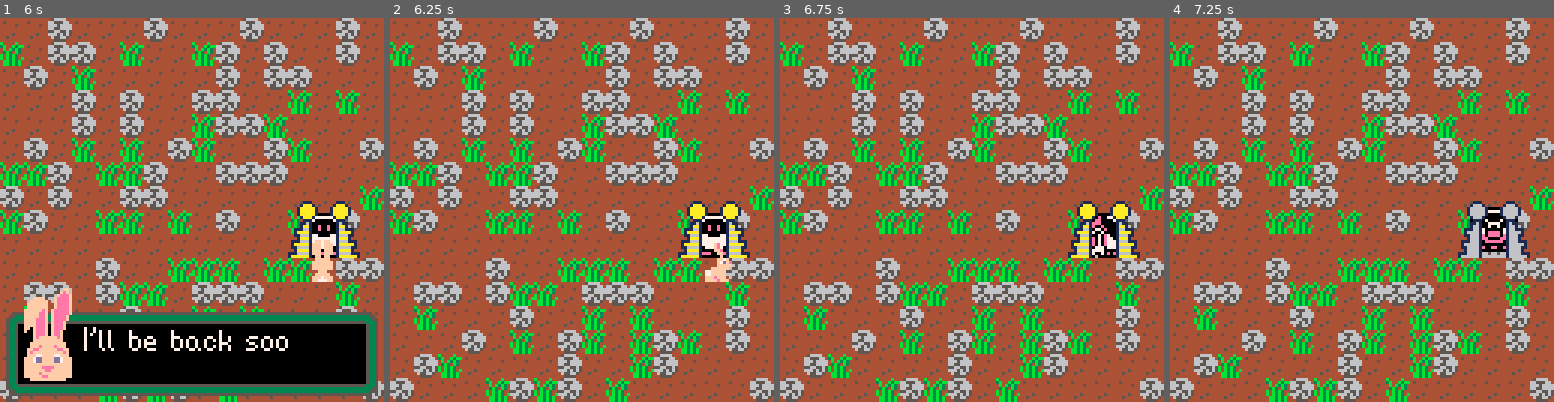
Above: before the commit, frames 1-4 (left to right).
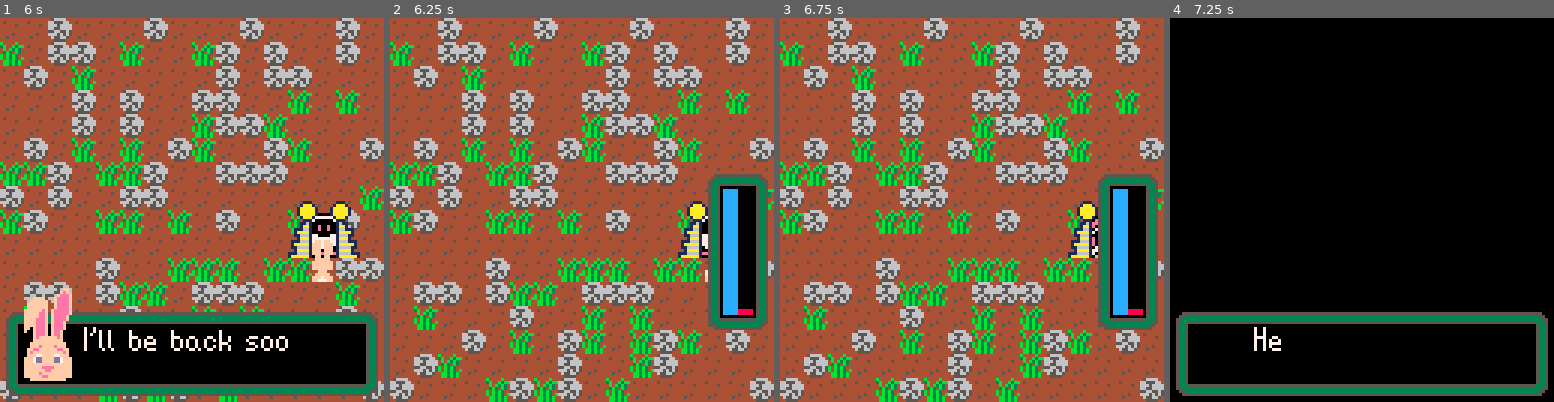
Above: after the commit, the same moments.

Repository: DeCarabas/pico_carts
Game: PICO-8 cartridge robo.p8
The game is run twice, just before and just after one commit, with the same random seed, the same clock (stepped at 60 frames per second) and the same inputs.
Inputs:
- Up to frame 1 (6 s): tap X (X key) at 0.33, 1.07, 1.85, 2.97, 4.08, 5.2 s; tap O (Z key) at 0.7, 1.7, 2.1, 2.5, 2.9, 3.3, 3.7, 4.1, 4.5, 4.9, 5.3, 5.7 s; hold Right 1.6-2.1 s; hold Up 2.15-2.42 s; hold Right 2.47-3.03 s; hold Left 3.08-3.58 s; hold Down 3.63-3.97 s; hold Right 4.02-4.68 s; hold Up 4.73-5.03 s; hold Left 5.08-5.68 s; hold Down from 5.73 s (still down)
- Up to frame 2 (6.25 s): release Down at 6.03 s; hold Right from 6.08 s (still down); tap O (Z key) at 6.1 s
- Up to frame 3 (6.75 s): tap X (X key) at 6.32 s; tap O (Z key) at 6.5 s; release Right at 6.58 s; hold Right from 6.63 s (still down)
- Up to frame 4 (7.25 s): tap O (Z key) at 6.9 s; release Right at 7.13 s; hold Up from 7.18 s (still down)

Frame 1 is identical in both runs. In frame 2, 6.0% of the frame differs, in the area x 82-99%, y 40-82%; in frame 3, 6.0%; in frame 4, 99%, in the area x 0-100%, y 0-100%.

Commit message:
[Robo] Out of power cutscene almost

Diff:
--- a/robo.p8
+++ b/robo.p8
@@ -294,6 +294,19 @@
 end
 
 function update_walk()
+ -- this is the core update fn
+ -- of the game: what runs while
+ -- you're "playing" the game.
+ --
+ -- most of the subsystems only
+ -- update while you're playing,
+ -- and are paused any other
+ -- time (cutscenes, etc.)
+ update_time()
+ update_base()
+ update_plants()
+ update_penny()
+
  if px==tx and py==ty then
   if btnp(⬅️) then tx=px-1 d=0 end
   if btnp(➡️) then tx=px+1 d=1 end
@@ -328,6 +341,21 @@
   end
  end
 
+ if energy_level<=0 then
+  -- uh oh, trouble.
+  fade_out(function()
+   px=base_x py=base_y d=2
+   tx=px ty=py walking=false
+   day+=1 hour=8
+   energy_level=max_energy
+   if chapter<2 then
+    do_script(cs_firstcharge)
+   else
+    do_script(cs_nobattery)
+   end
+  end)
+ end
+
  idle_time+=0.0333
 end
 
@@ -357,18 +385,8 @@
 end
 
 function _update()
- -- todo: should not do time
- --       while we're doing
- --       a story. or...like..
- --       anything... except
- --       weather?
- --
- update_time()
- update_base()
- update_plants()
  update_animation()
  update_weather()
- update_penny()
 
  if animation==nil then
   update_fn()
@@ -908,6 +926,11 @@
  end
 end
 
+function fade_out(fn)
+ -- todo: actually fade
+ fn()
+end
+
 --[[
 function dump_darkness()
  pal()
@@ -930,6 +953,9 @@
 py_shout={top=194,bot=230}
 py_shock={top=194,bot=226}
 py_frend={top=192,bot=224}
+py_serio={top=194,bot=228}
+py_talk={top=192,bot=226}
+py_whelm={top=196,bot=224}
 
 -- cutscenes.
 cs_intro={
@@ -966,10 +992,70 @@
   "^you sit tight.",
   "^i'll be back soon to\nfinish up."},
  post=function()
-  energy_level=max_energy/3
+  energy_level=0.1 --max_energy/3
   penny_run(1)
   update_fn=update_walk
   chapter=1
+ end
+}
+
+cs_firstcharge={
+ {pre=function()
+   cls(0)
+   penny_show(base_x*8+4,base_y*8+16,0)
+   blank_screen=true
+  end,
+  "^hey... how'd you get\nover there?",
+  "^whoops!",
+  "^there you go."},
+ {pre=function()
+   blank_screen=false
+  end,
+  p=py_frend,
+  "^i guess you really\n^d^o work!"},
+ {p=py_shout,
+  "^i ^a^m ^t^h^e ^b^e^s^t!"},
+ {p=py_talk,
+  "^well, ^i've finished\nthis base.",
+  "^if you stand here,\nyou'll recharge.",
+  "^try not to run out\nof power, ok?"},
+ {"^p^e^n^n^y!",
+  "^t^h^a^t ^f^i^e^l^d ^c^l^e^a^r\n^y^e^t?"},
+ {p=py_talk,
+  "^hey, help me clear\nthis field?",
+  "^we need a clear 5x5\nspace..."},
+ {p=py_whelm,
+  "...but these rocks\nare so big."},
+ {p=py_shock,
+  "^help me move these,\n^o^k?"},
+ post=function()
+  penny_run(1)
+  update_fn=update_walk
+  chapter=2
+ end
+}
+
+cs_nobattery={
+ {pre=function()
+   cls(0)
+   penny_show(base_x*8+4,base_y*8+16,0)
+   blank_screen=true
+  end,
+  "^robo?\n^can you hear me?"},
+ {pre=function()
+   blank_screen=false
+  end,
+  p=py_frend,
+  "^oh, thank goodness."},
+ {p=py_serio,
+  "^robo, you need to be\nmore careful!",
+  "^if you don't charge,\nyou'll get stuck!"},
+ {p=py_frend,
+  "^don't worry.",
+  "^i'll always be there\nto help."},
+ post=function()
+  penny_run(1)
+  update_fn=update_walk
  end
 }
 
@@ -1065,6 +1151,7 @@
 function penny_show(x,y,d)
  penny_x=x penny_y=y penny_d=d
  penny_running=false
+ penny_frame=0
 end
 
 function penny_run(d)
@@ -1197,6 +1284,7 @@
    end
 
    local glyph=font[c]
+   assert(glyph~=nil, "char "..c.." not in font")
    draw_font_glyph(glyph,lx,ly)
    lx+=glyph.w+1
   end
@@ -1302,19 +1390,19 @@
 0000000000000ff00ff0000000000ff0000000000000000000000000000000000000000000000000000000000000000000000000000000000000000000000000
 000000000000fef00fef00000000fef0000000000000000000000000000000000000000000000000000000000000000000000000000000000000000000000000
 00000000000feeeffeeef000000feeef000000000000000000000000000000000000000000000000000000000000000000000000000000000000000000000000
-000ffff000feeeeffeeeef0000feeeef000000000000000000000000000000000000000000000000000000000000000000000000000000000000000000000000
-00ffffff00feeeeffeeeef0000feeeef000000000000000000000000000000000000000000000000000000000000000000000000000000000000000000000000
-0fffffff00feeeeffeeeef0000feeeef000000000000000000000000000000000000000000000000000000000000000000000000000000000000000000000000
-0fffffff00feeeeffeeeef0000feeeef000000000000000000000000000000000000000000000000000000000000000000000000000000000000000000000000
-ffffffef0feeeeeffeeeeef00feeeeef000000000000000000000000000000000000000000000000000000000000000000000000000000000000000000000000
-fffffeef0feeeeeffeeeeef00feeeeef000000000000000000000000000000000000000000000000000000000000000000000000000000000000000000000000
-fffffeef0feeeef00feeeeef0feeeef0000000000000000000000000000000000000000000000000000000000000000000000000000000000000000000000000
-ffffeeef0feeeef00feeeeef0feeeef0000000000000000000000000000000000000000000000000000000000000000000000000000000000000000000000000
-ffffeeef0feeef0000feeeef0feeef00000000000000000000000000000000000000000000000000000000000000000000000000000000000000000000000000
-ffffeeef0feeef0000feeeef0feeef00000000000000000000000000000000000000000000000000000000000000000000000000000000000000000000000000
-ff0feeef0feeef0000feeeef0feeef00000000000000000000000000000000000000000000000000000000000000000000000000000000000000000000000000
-f00feeef0feef000000feeef0feef000000000000000000000000000000000000000000000000000000000000000000000000000000000000000000000000000
-000feeef0feef000000feeef0feef000000000000000000000000000000000000000000000000000000000000000000000000000000000000000000000000000
+000ffff000feeeeffeeeef0000feeeef000ffff000fff00000000000000000000000000000000000000000000000000000000000000000000000000000000000
+00ffffff00feeeeffeeeef0000feeeef00ffffff00fffff000000000000000000000000000000000000000000000000000000000000000000000000000000000
+0fffffff00feeeeffeeeef0000feeeef0fffffff00fffff000000000000000000000000000000000000000000000000000000000000000000000000000000000
+0fffffff00feeeeffeeeef0000feeeef0fffffff00fffff000000000000000000000000000000000000000000000000000000000000000000000000000000000
+ffffffef0feeeeeffeeeeef00feeeeefffffffef0fffffff00000000000000000000000000000000000000000000000000000000000000000000000000000000
+fffffeef0feeeeeffeeeeef00feeeeeffffffeef0fefffff00000000000000000000000000000000000000000000000000000000000000000000000000000000
+fffffeef0feeeef00feeeeef0feeeef0fffffeef0feeffff00000000000000000000000000000000000000000000000000000000000000000000000000000000
+ffffeeef0feeeef00feeeeef0feeeef0ffffeeef0feeffff00000000000000000000000000000000000000000000000000000000000000000000000000000000
+ffffeeef0feeef0000feeeef0feeef00ffffeeef0feeefff00000000000000000000000000000000000000000000000000000000000000000000000000000000
+ffffeeef0feeef0000feeeef0feeef00ffffeeef0feeefff00000000000000000000000000000000000000000000000000000000000000000000000000000000
+ff0feeef0feeef0000feeeef0feeef00ff0feeef0feeeff000000000000000000000000000000000000000000000000000000000000000000000000000000000
+f00feeef0feef000000feeef0feef000f00feeef0feef00000000000000000000000000000000000000000000000000000000000000000000000000000000000
+000feeef0feef000000feeef0feef000000feeef0feef00000000000000000000000000000000000000000000000000000000000000000000000000000000000
 000feffffffef000000feffffffef000000feffffffef000000feffffffef0000000000000000000000000000000000000000000000000000000000000000000
 000ffffffffff000000ffffffffff000000ffffffffff000000ffffffffff0000000000000000000000000000000000000000000000000000000000000000000
 00ffffffffffff0000ffffffffffff0000ffffffffffff0000ffffffffffff000000000000000000000000000000000000000000000000000000000000000000
